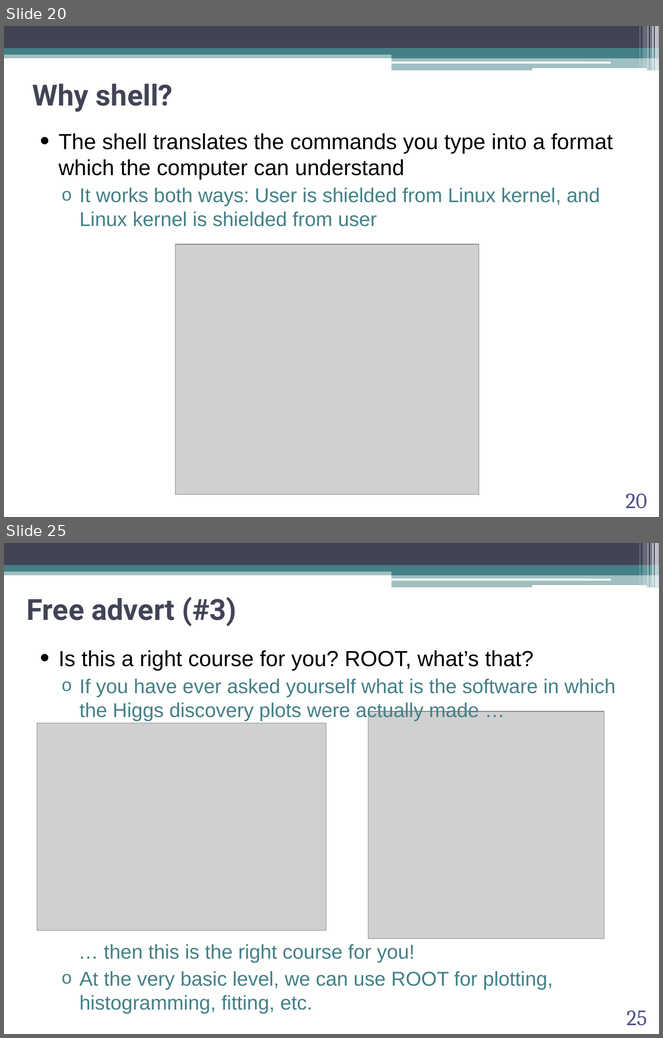
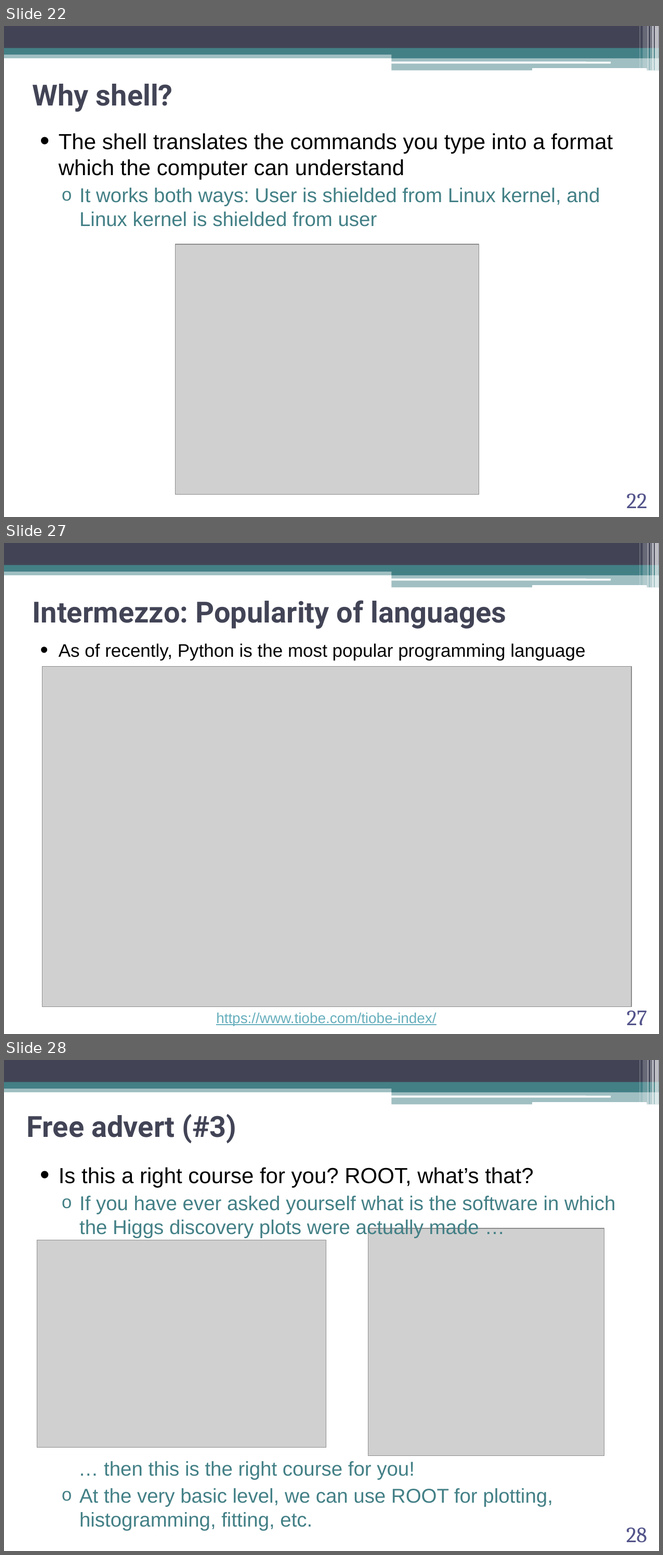
Before and after one commit to abilandz/PH8124, a slide deck: Lecture_1/ABilandzic_PH8124_SS2022.pptx. Shown one above the other, each under a label of ours: slides 20 and 25 before the commit, slides 22, 27 and 28 after it; the slides between them are not shown. The pictures are 663x1038 and 663x1555 pixels, drawn with LibreOffice and Linux fonts; fonts in the diff are those of the drawing; grey boxes stand for pictures; background and template pictures are left out. Boxes give left, top, right and bottom in pixels: in the first picture for what was removed or moved away, otherwise in the second. Text is boxed around its words. In the diff, an @@ line names an element or a change of style, - is before the commit and + after.

```diff
--- a/Lecture_1/ABilandzic_PH8124_SS2022.pptx
+++ b/Lecture_1/ABilandzic_PH8124_SS2022.pptx
@@ slide 27 added at (x1=4, y1=543, x2=659, y2=1034), background #FFFFFF; not listed: 13 template elements that a slide beside it also shows @@
@@ title added at (x1=32, y1=600, x2=506, y2=629), 32 pt, text #424456, bold @@
+Intermezzo: Popularity of languages
@@ text added at (x1=59, y1=643, x2=585, y2=661), 20 pt, text #000000 @@
+• As of recently, Python is the most popular programming language
@@ picture added at (x1=42, y1=666, x2=632, y2=1007) @@
@@ page number added at (x1=627, y1=1005, x2=648, y2=1026), 24 pt, text #53548A @@
+27
@@ text added at (x1=216, y1=1013, x2=436, y2=1026), 16 pt, text #67AFBD, underline @@
+https://www.tiobe.com/tiobe-index/
@@ what was slide 20 is now slide 22 @@
@@ page number at (x1=626, y1=494, x2=647, y2=509): text changed @@
-20
+22
@@ what was slide 25 is now slide 28 @@
@@ page number at (x1=626, y1=1528, x2=647, y2=1543): text changed @@
-25
+28
```
Also in this commit, not shown: 9 slides changed, 2 other slides added, 1 other file.
